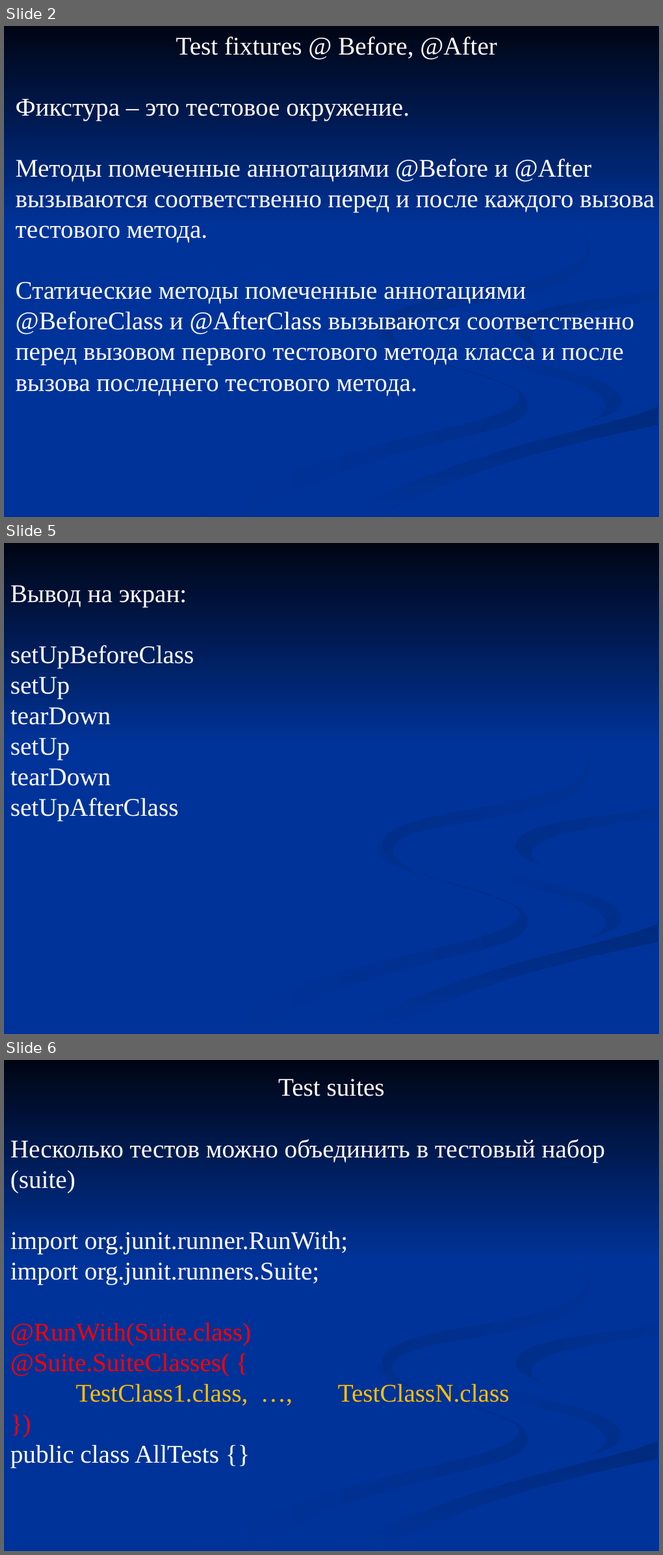
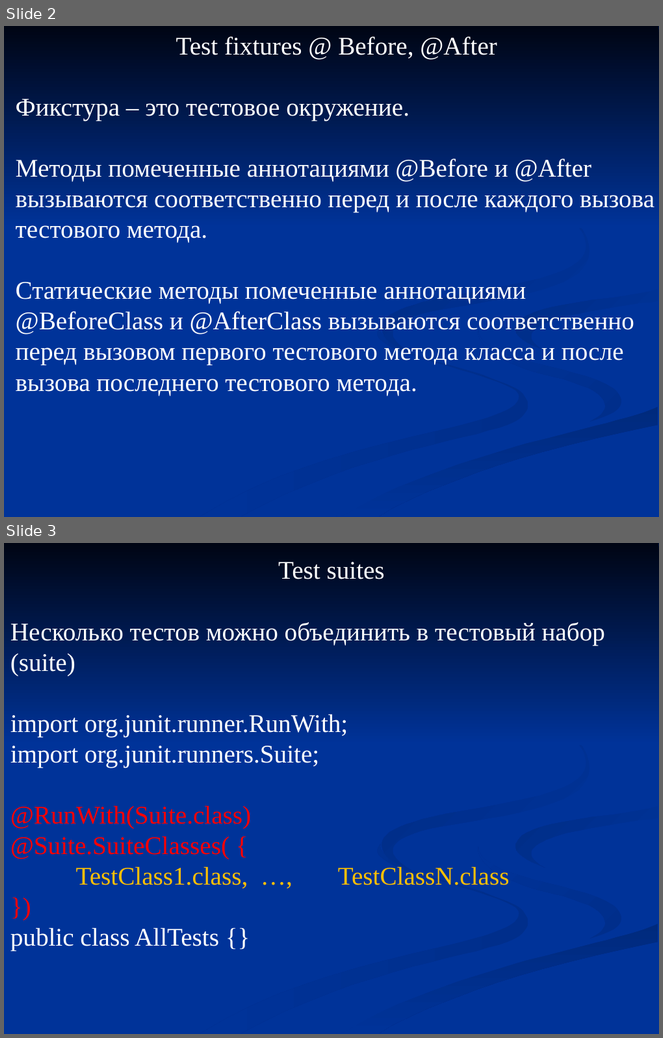
Before and after one commit to kostakoida/PrPrLab, a slide deck: PotomkinKostiantyn/06_junit.ppt. Shown one above the other, each under a label of ours: slides 2, 5 and 6 before the commit, slides 2 and 3 after it; the slides between them are not shown. The pictures are 663x1555 and 663x1038 pixels, drawn with LibreOffice and Linux fonts; fonts in the diff are those of the drawing. Boxes give left, top, right and bottom in pixels: in the first picture for what was removed or moved away, otherwise in the second. Text is boxed around its words. In the diff, an @@ line names an element or a change of style, - is before the commit and + after.

```diff
--- a/PotomkinKostiantyn/06_junit.ppt
+++ b/PotomkinKostiantyn/06_junit.ppt
@@ slide 5 removed at (x1=4, y1=543, x2=659, y2=1034), background #003399; not listed: 7 template elements that a slide beside it also shows @@
@@ text removed at (x1=10, y1=585, x2=194, y2=821) @@
-Вывод на экран:
-setUpBeforeClass
-setUp
-tearDown
-setUp
-tearDown
-setUpAfterClass
@@ what was slide 6 is now slide 3 @@
```
Also in this commit, not shown: 2 other slides removed, 1 other file.
